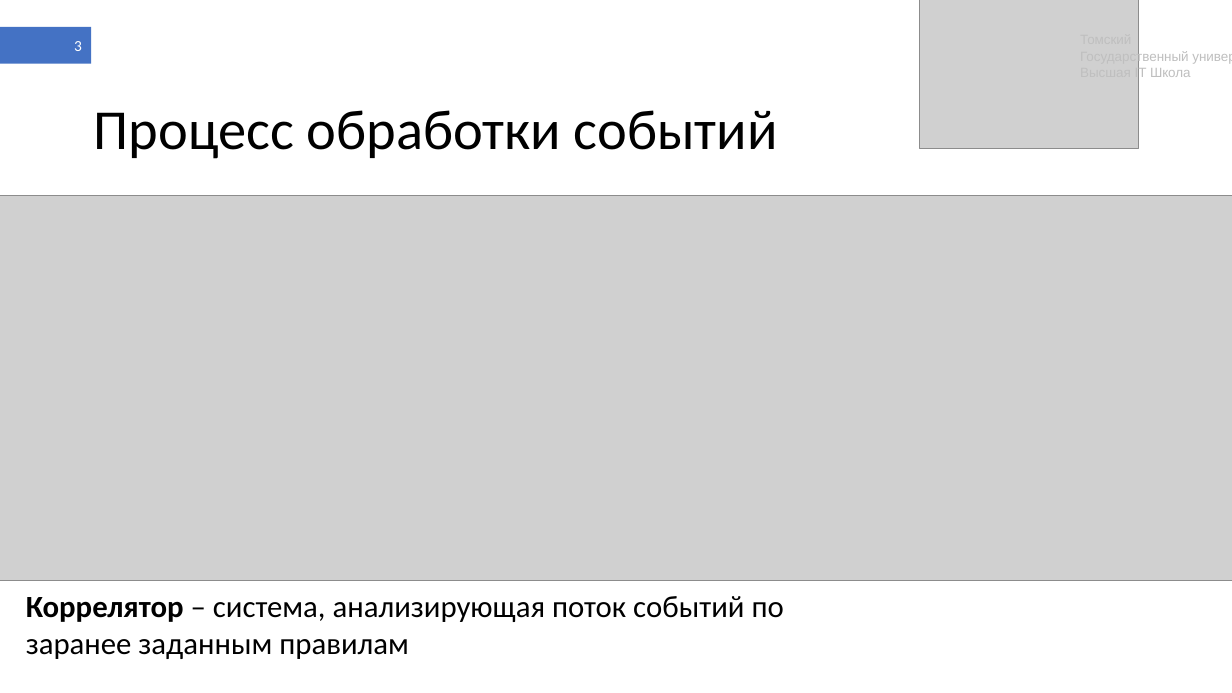
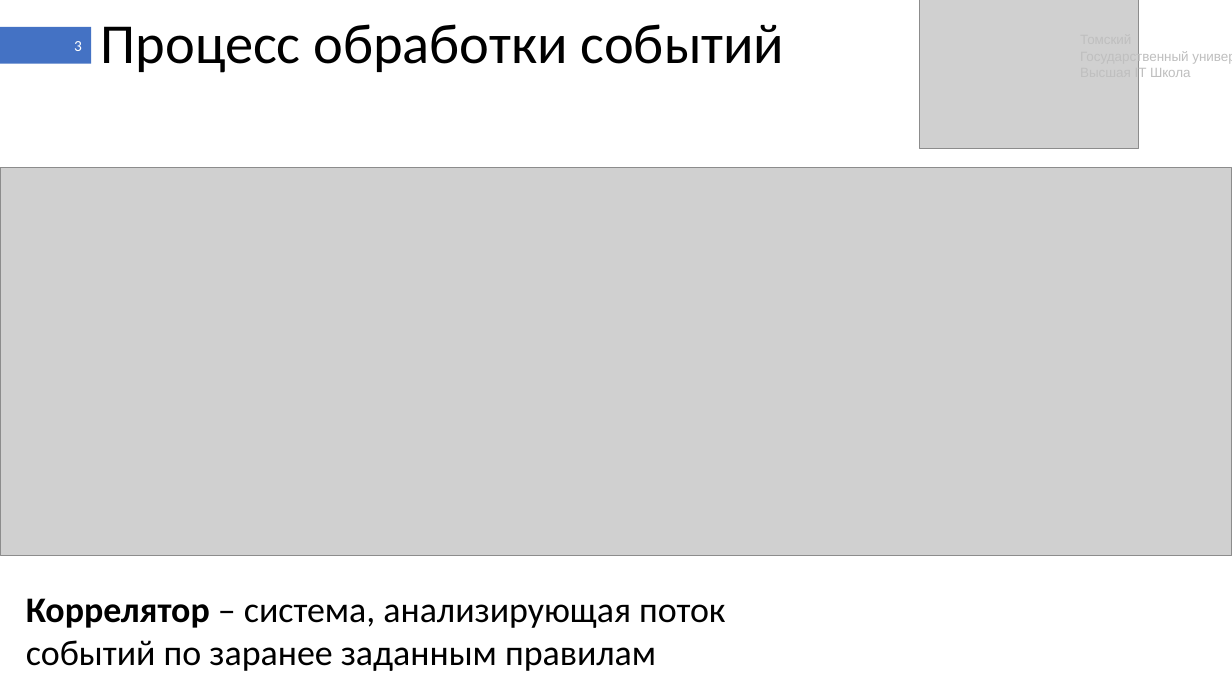
Before and after one commit to shameoff/GraduateWork, a slide deck: slide 3 of Презентация ВКР (в шаблоне).pptx. Drawn at 1232x693 pixels with LibreOffice and Linux fonts; fonts in the diff are those of the drawing; grey boxes stand for pictures. Boxes give left, top, right and bottom in pixels: in the first picture for what was removed or moved away, otherwise in the second. Text is boxed around its words. In the diff, an @@ line names an element or a change of style, - is before the commit and + after.

```diff
--- a/Презентация ВКР (в шаблоне).pptx
+++ b/Презентация ВКР (в шаблоне).pptx
@@ title "Процесс обработки событий" moved from (x1=94, y1=110, x2=778, y2=159) to (x1=101, y1=24, x2=784, y2=73) @@
@@ picture resized from (x1=0, y1=196, x2=1232, y2=580) to (x1=0, y1=167, x2=1232, y2=556) @@
@@ text "Коррелятор – система, анализирующая поток ..." at (x1=26, y1=598, x2=725, y2=671): size 24 to 28 pt @@
```
Also in this commit, not shown: 38 other slides changed, 1 other file.
